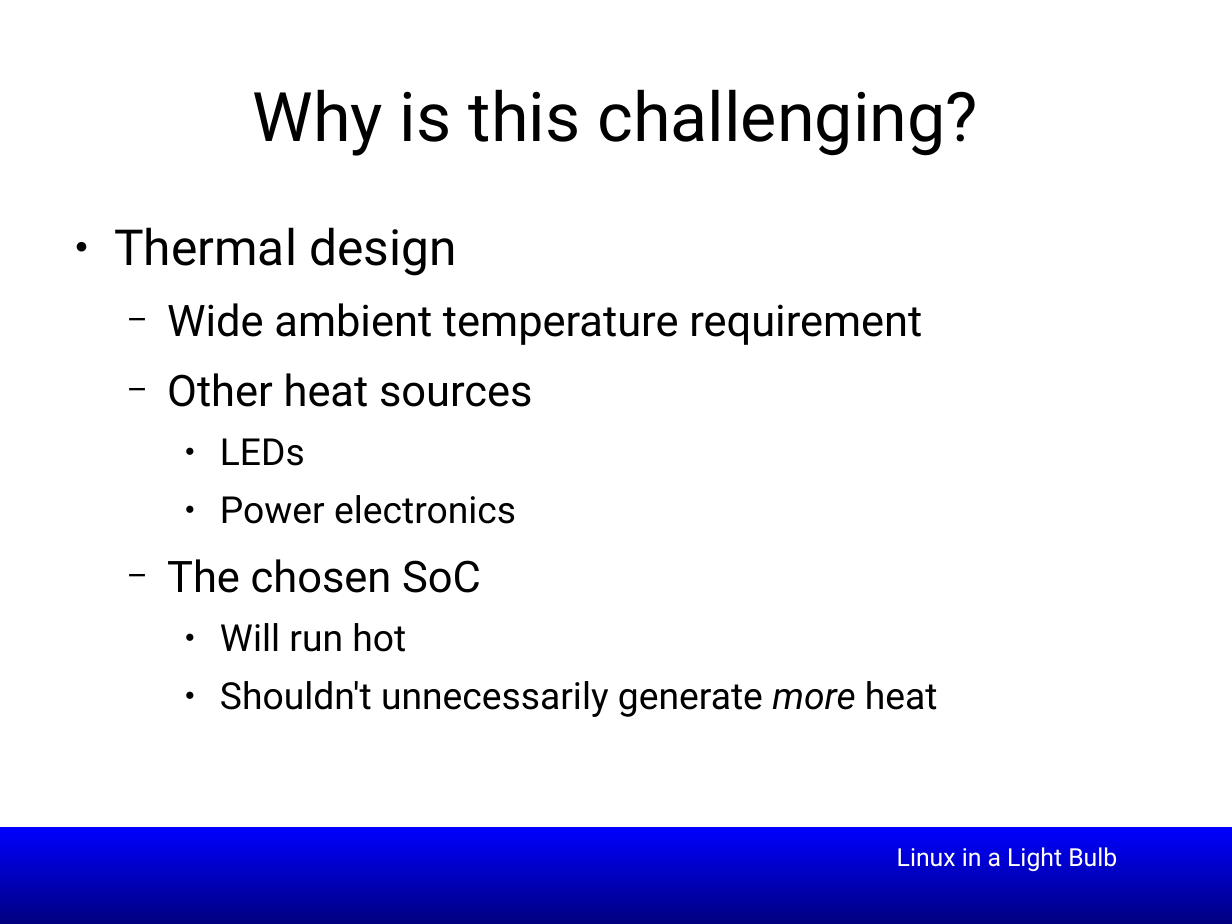
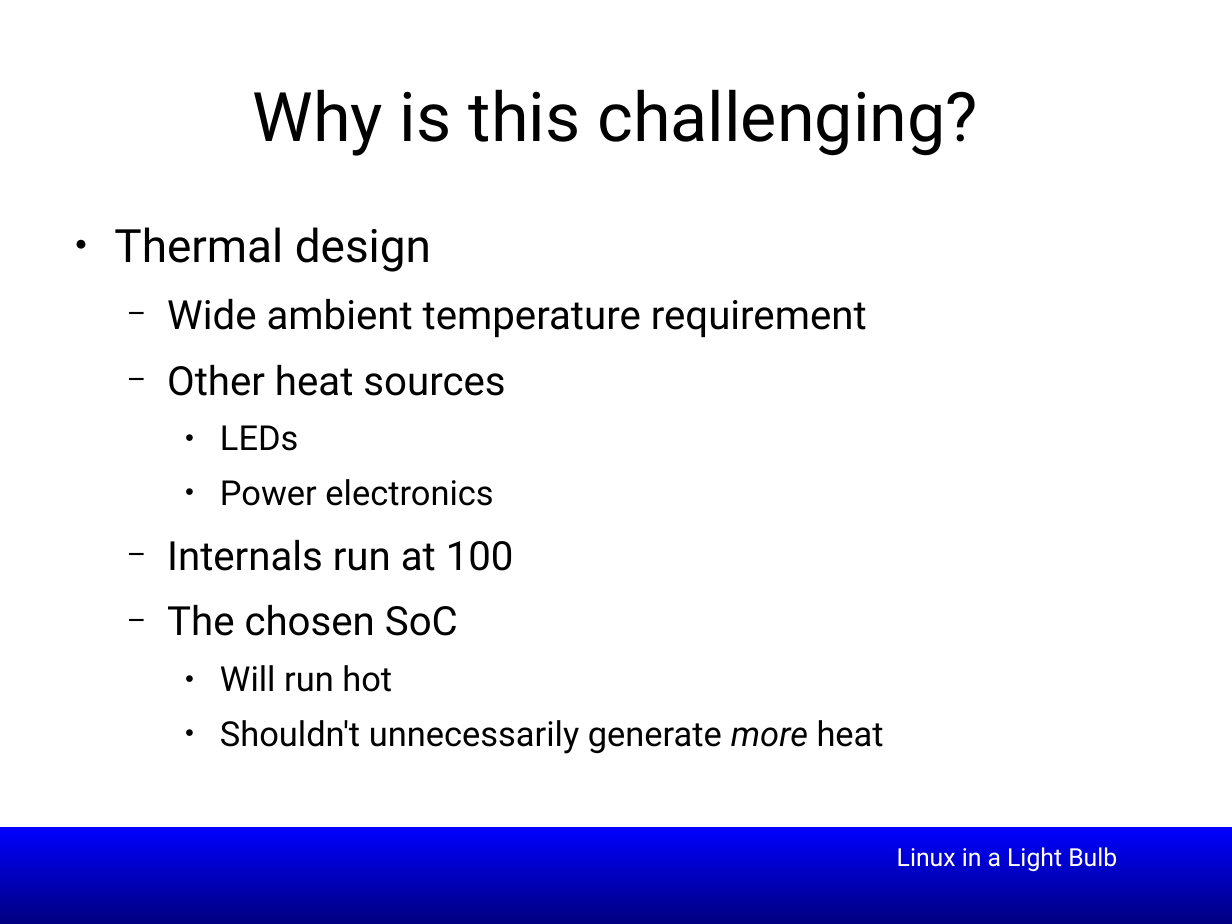
Before and after one commit to smipi1/elce2015, a slide deck: slide 22 of presentations/Linux_In_a_Lightbulb-Where_are_we_on_tinification-ELCE2015.odp. Drawn at 1232x924 pixels with LibreOffice and Linux fonts; fonts in the diff are those of the drawing; background and template pictures are left out. Boxes give left, top, right and bottom in pixels: in the first picture for what was removed or moved away, otherwise in the second. Text is boxed around its words. In the diff, an @@ line names an element or a change of style, - is before the commit and + after.

```diff
--- a/presentations/Linux_In_a_Lightbulb-Where_are_we_on_tinification-ELCE2015.odp
+++ b/presentations/Linux_In_a_Lightbulb-Where_are_we_on_tinification-ELCE2015.odp
@@ text at [114, 227, 884, 754]: size 32 to 29.6 pt in "Thermal design"; size 28 to 25.9 pt in "Wide ambient temperature requirement", "Other heat sources", "The chosen SoC"; size 24 to 22.2 pt in "LEDs", "Power electronics", "Will run hot", "Shouldn't unnecessarily generate more heat" @@
@@ text at [167, 540, 514, 571]: paragraph added @@
+  − Internals run at 100
```
Also in this commit, not shown: 3 other slides changed, 1 slide added.
